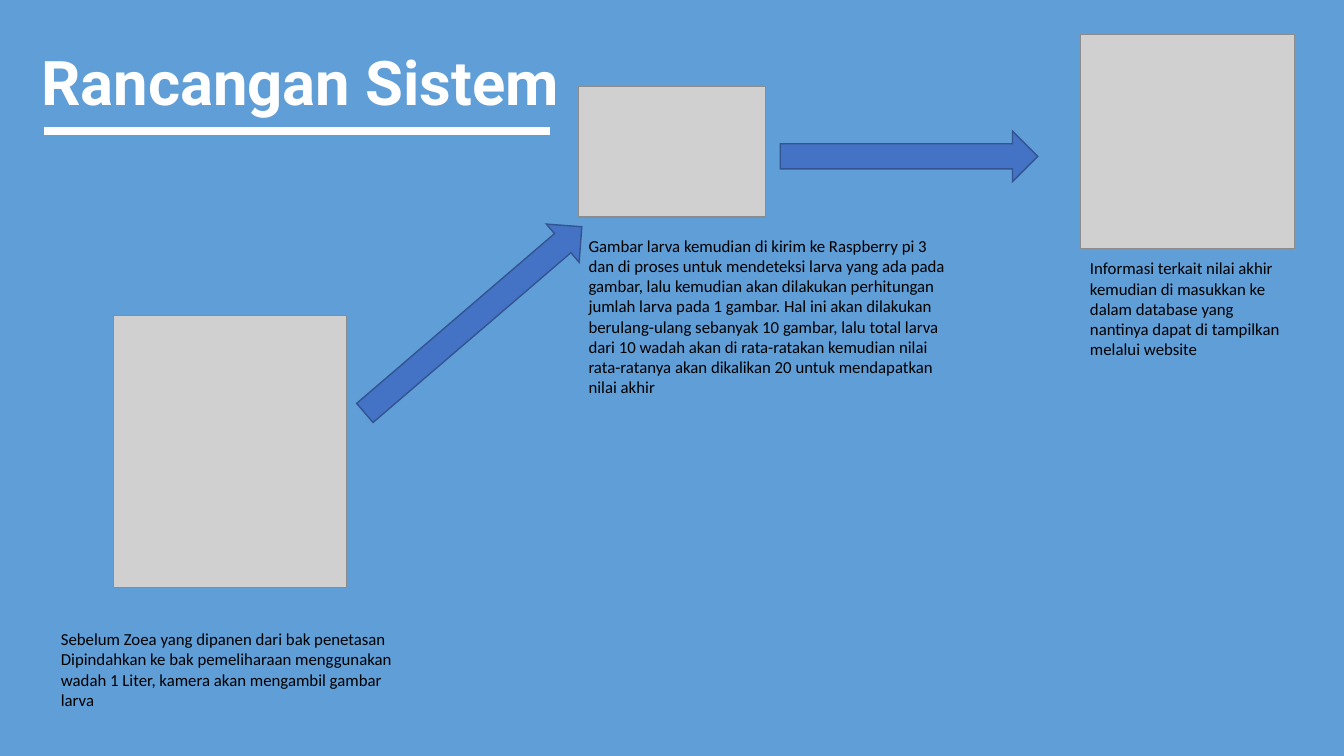
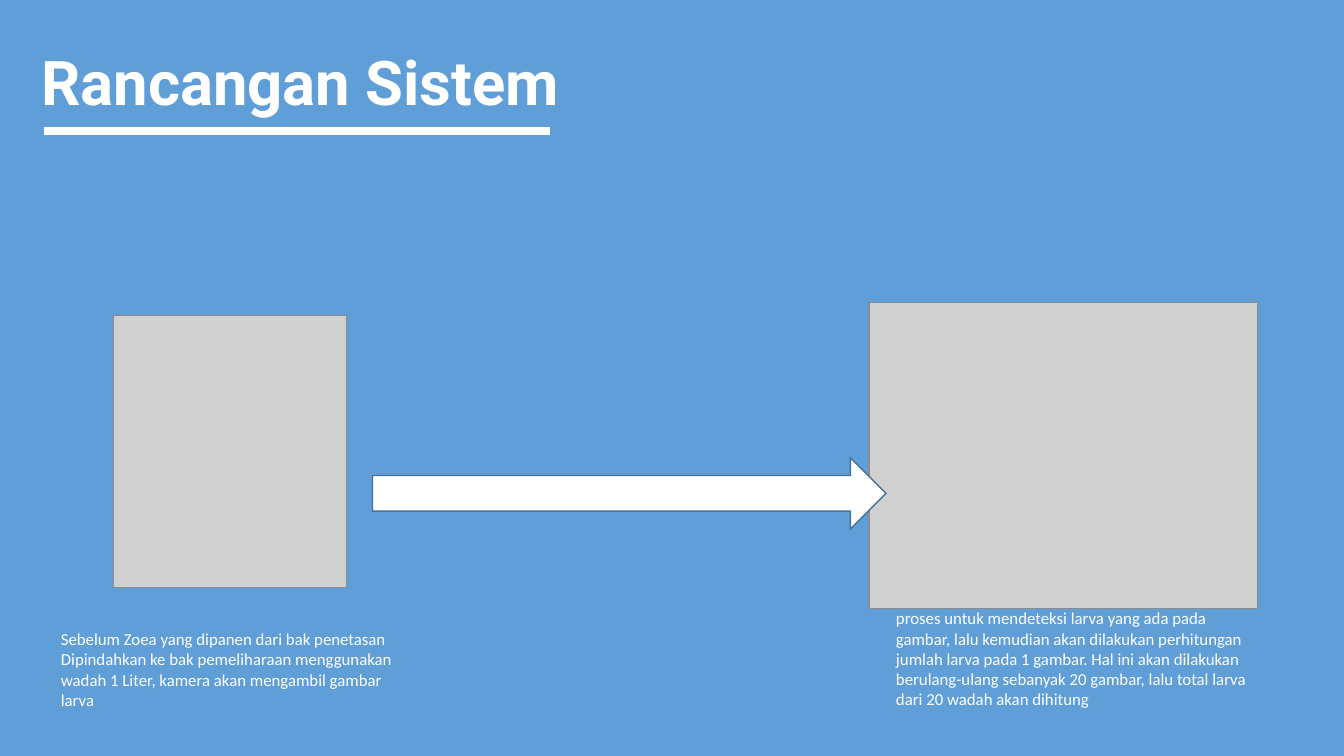
Before and after one commit to MariefW/2.-skripsi, a slide deck: slide 11 of Format Proposal M Arief Wicaksono.pptx (slide 10 before the commit). Drawn at 1344x756 pixels with LibreOffice and Linux fonts; fonts in the diff are those of the drawing; grey boxes stand for pictures. Boxes give left, top, right and bottom in pixels: in the first picture for what was removed or moved away, otherwise in the second. Text is boxed around its words. In the diff, an @@ line names an element or a change of style, - is before the commit and + after.

```diff
--- a/Format Proposal M Arief Wicaksono.pptx
+++ b/Format Proposal M Arief Wicaksono.pptx
@@ picture removed at [1081,34,1296,249] @@
@@ picture removed at [579,87,765,218] @@
@@ right arrow removed at [780,131,1037,181] @@
@@ right arrow removed at [349,207,599,432] @@
@@ text removed at [1090,262,1280,355] @@
-Informasi terkait nilai akhir kemudian di masukkan ke dalam database yang nantinya dapat di tampilkan melalui website
@@ picture added at [869,303,1257,609] @@
@@ right arrow added at [373,458,886,529], fill #FFFFFF, outline #43739E 1 pt @@
@@ text "Sebelum Zoea yang dipanen dari ..." at [61,633,391,706]: text colour #000000 to #FFFFFF @@
@@ text at [896,608,1245,708]: text changed; text colour #000000 to #FFFFFF @@
-Gambar larva kemudian di kirim ke Raspberry pi 3 dan di proses untuk mendeteksi larva yang ada pada gambar, lalu kemudian akan dilakukan perhitungan jumlah larva pada 1 gambar. Hal ini akan dilakukan berulang-ulang sebanyak 10 gambar, lalu total larva dari 10 wadah akan di rata-ratakan kemudian nilai rata-ratanya akan dikalikan 20 untuk mendapatkan nilai akhir
+Gambar larva kemudian di kirim ke Laptop dan di proses untuk mendeteksi larva yang ada pada gambar, lalu kemudian akan dilakukan perhitungan jumlah larva pada 1 gambar. Hal ini akan dilakukan berulang-ulang sebanyak 20 gambar, lalu total larva dari 20 wadah akan dihitung
```
Also in this commit, not shown: 2 other slides changed, 1 slide added, 3 other files.
